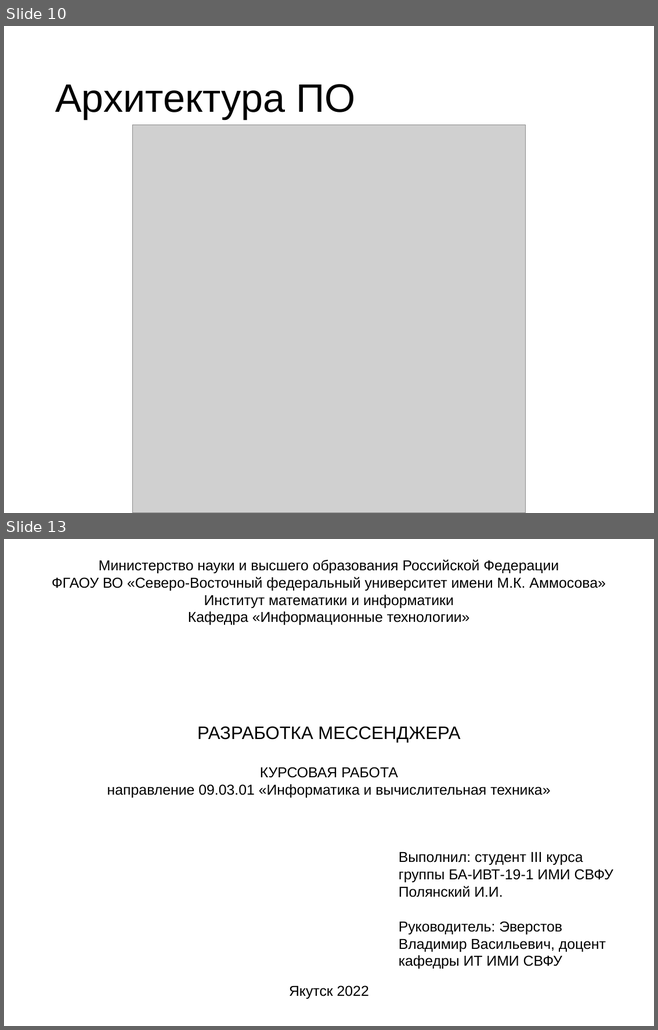
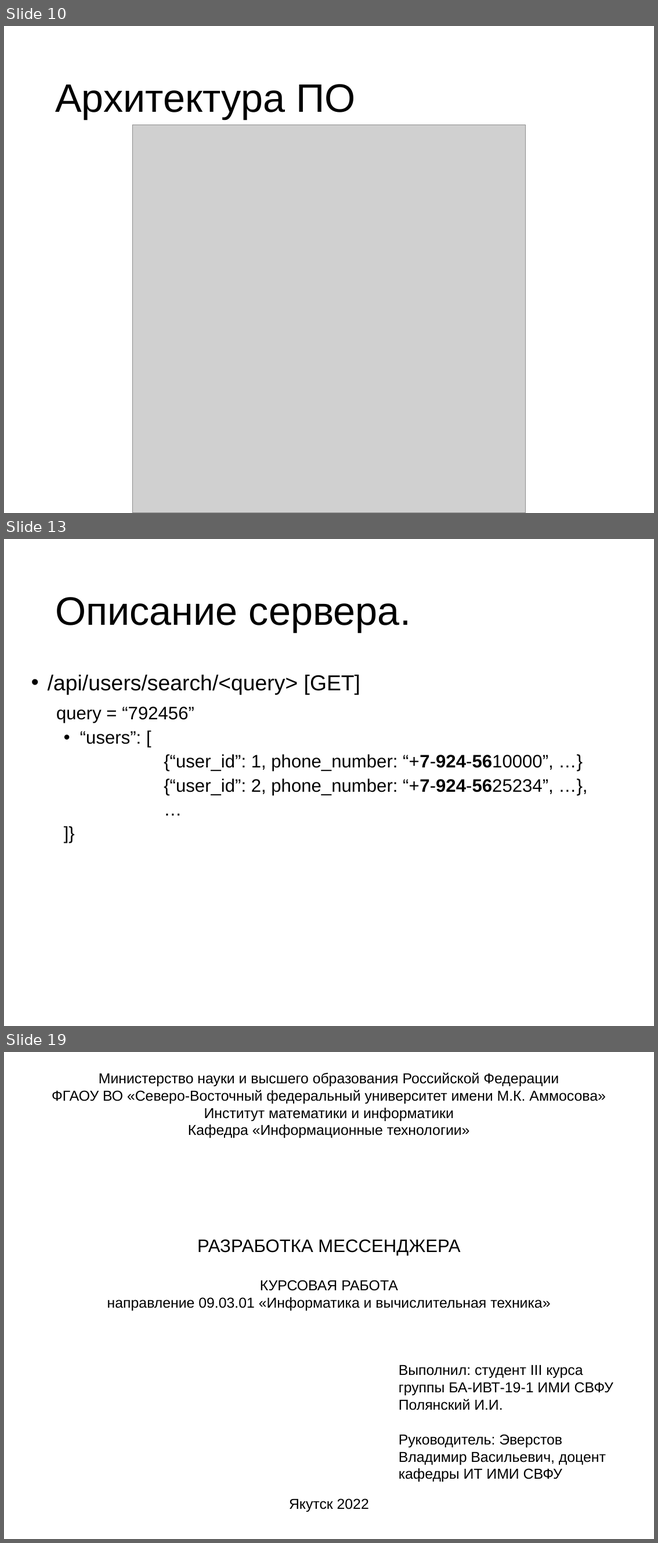
Before and after one commit to SadScream/coursework, a slide deck: Презентация Полянский.pptx. Shown one above the other, each under a label of ours: slides 10 and 13 before the commit, slides 10, 13 and 19 after it; the slides between them are not shown. The pictures are 658x1030 and 658x1543 pixels, drawn with LibreOffice and Linux fonts; fonts in the diff are those of the drawing; grey boxes stand for pictures. Boxes give left, top, right and bottom in pixels: in the first picture for what was removed or moved away, otherwise in the second. Text is boxed around its words. In the diff, an @@ line names an element or a change of style, - is before the commit and + after.

```diff
--- a/Презентация Полянский.pptx
+++ b/Презентация Полянский.pptx
@@ slide 13 added at bbox=[4, 539, 654, 1026], background #FFFFFF @@
@@ title added at bbox=[55, 597, 411, 632], 44 pt, text #000000 @@
+Описание сервера.
@@ text added at bbox=[48, 675, 553, 795], 20 pt, text #000000 @@
+• /api/users/search/<query> [GET]
+query = “792456”
+  • “users”: [
+  {“user_id”: 1, phone_number: “+7-924-5610000”, …}
+  {“user_id”: 2, phone_number: “+7-924-5625234”, …},
+  …
+  ]}
@@ what was slide 13 is now slide 19 @@
```
Also in this commit, not shown: 1 slide changed, 6 other slides added, 1 slide removed, 34 other files.
